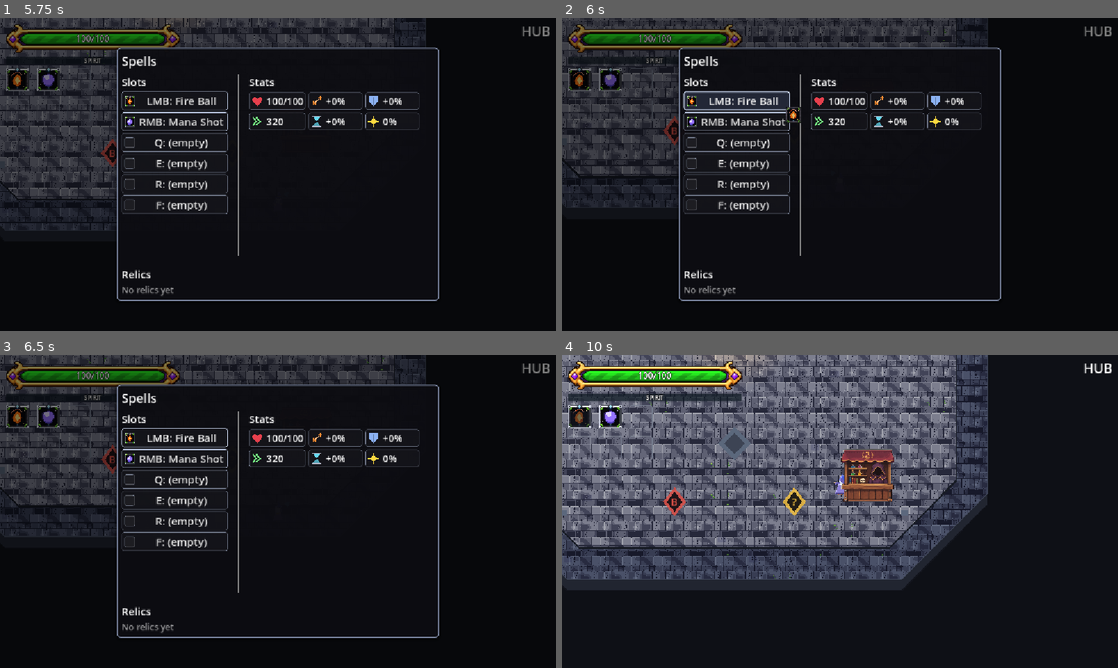
Above: before the commit, frames 1-4 (two rows, left to right).
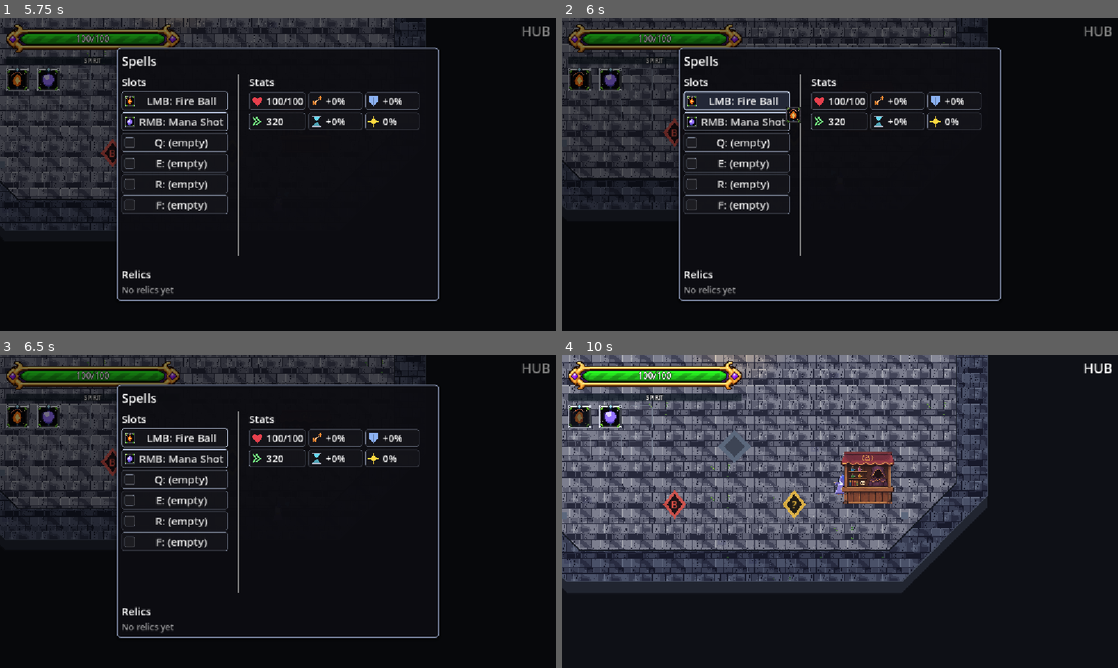
Above: after the commit, the same moments.

Repository: BestestGameStudio/gangU
Game: Godot game, scene res://game/core/main.tscn
The game is run twice, just before and just after one commit, with the same random seed, the same clock (stepped at 60 frames per second) and the same inputs. Sound files missing from this copy of the repository are replaced by a short silence.
Inputs (mouse positions are in pixels of both pictures, inside the frame that each line leads up to):
- Up to frame 1 (5.75 s): tap Enter at 0.5 s; move the mouse to (400, 158) at 0.52 s; hold D (move_right) 0.53-1.25 s; hold Space (cast) 0.53-1.25 s; click (400, 158) at 0.67 s; drag from (166, 190) to (194, 58) at 1.27 s; move the mouse to (333, 105) at 2.02 s; hold D (move_right) 2.03-2.75 s; hold Tab (equip_panel) 2.03-2.75 s; drag from (250, 237) to (27, 233) at 2.77 s; move the mouse to (444, 221) at 3.52 s; hold A (move_left) 3.53-4.25 s; tap C (use_consumable) at 3.6 s; drag from (111, 127) to (205, 233) at 4.27 s; move the mouse to (305, 174) at 5.02 s; hold S (move_down) from 5.03 s (still down); tap E at 5.1 s; click (305, 174) at 5.17 s
- Up to frame 2 (6 s): release S (move_down) at 5.75 s; drag from (756, 96) to (867, 149) at 5.77 s
- Up to frame 3 (6.5 s): no input
- Up to frame 4 (10 s): move the mouse to (962, 495) at 6.52 s; hold W (move_up) 6.53-7.25 s; tap F at 6.6 s; drag from (728, 527) to (867, 539) at 7.27 s; move the mouse to (895, 442) at 8.02 s; hold S (move_down) 8.03-8.75 s; hold Space (cast) 8.03-8.75 s; drag from (812, 574) to (795, 486) at 8.77 s; move the mouse to (1006, 558) at 9.52 s; hold W (move_up) from 9.53 s (still down); hold Tab (equip_panel) from 9.53 s (still down); click (1006, 558) at 9.67 s

Frame 1 is identical in both runs. In frame 2, 2.4% of the frame differs, in the area x 0-76%, y 0-62%; in frame 3, 2.9%; in frame 4, 24%, in the area x 0-77%, y 0-76%.

Commit message:
Keep movement cells fully off the visible hub wall footprint

Diff:
--- a/game/world/hub_floor.gd
+++ b/game/world/hub_floor.gd
@@ -1,7 +1,8 @@
 extends Node2D
 class_name HubFloor
 ## The hub uses the same 64 px dual-grid terrain and stone-brick sheets as
-## the overworld. Ground blends at lattice points; hub props stay in the scene.
+## the overworld. The raised wall ring reuses those bricks as a shaded cap;
+## hub props stay in the scene.
 
 const CENTER := Vector2(576, 410)
 const HALF := Vector2(460, 310)
@@ -45,8 +46,16 @@
 	for cy in range(lo.y, hi.y + 1):
 		for cx in range(lo.x, hi.x + 1):
 			var at := terrain.cell_to_world(Vector2i(cx, cy))
-			if Geometry2D.is_point_in_polygon(at, _wall_outer) and not covers(at):
-				cells[Vector2i(cx, cy)] = TerrainTypes.OBSTACLE
+			var half_cell := Vector2.ONE * terrain.cell_size * 0.5
+			var square := PackedVector2Array([at - half_cell,
+				at + Vector2(half_cell.x, -half_cell.y), at + half_cell,
+				at + Vector2(-half_cell.x, half_cell.y)])
+			# Block any cell touching the wall footprint, not only centres.
+			# This keeps the player's point-motion seam off the visible cap.
+			for outside: PackedVector2Array in Geometry2D.clip_polygons(square, outline):
+				if not Geometry2D.intersect_polygons(outside, _wall_outer).is_empty():
+					cells[Vector2i(cx, cy)] = TerrainTypes.OBSTACLE
+					break
 	terrain.set_cells(cells)
 
 ## Full stone tiles use the shared deterministic variant selection. Clip
